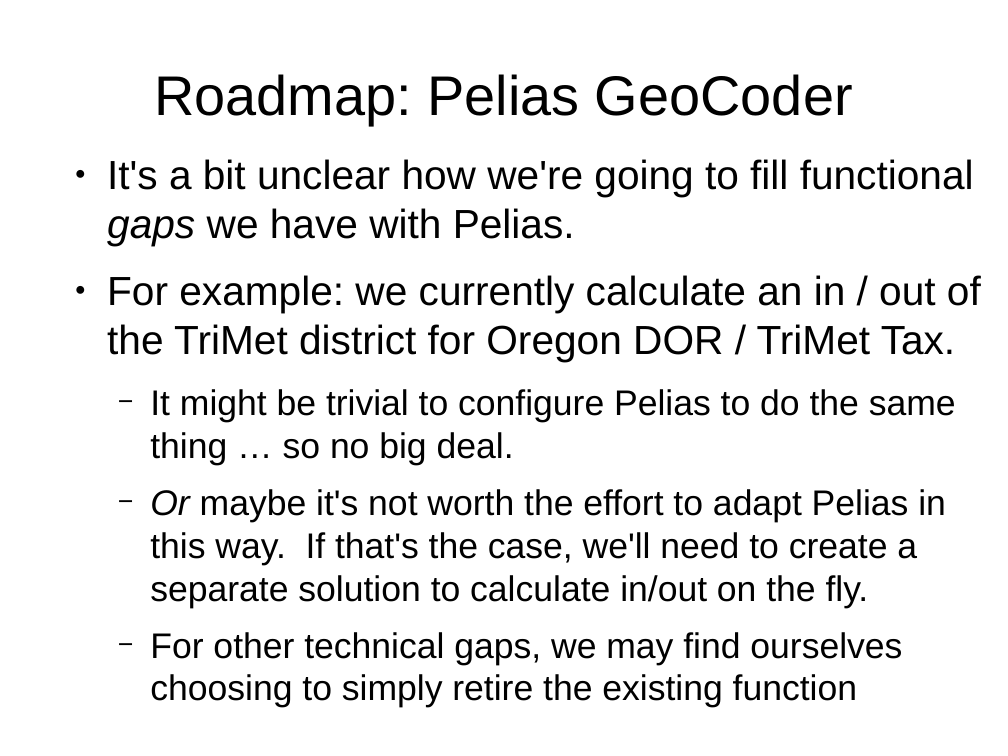
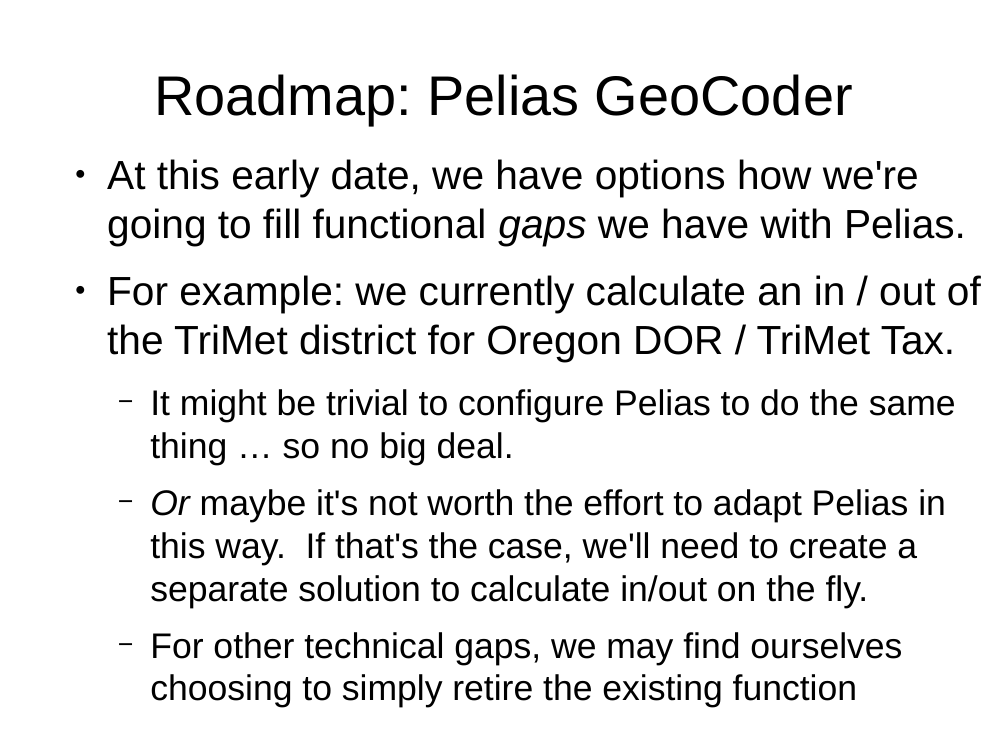
Before and after one commit to OpenTransitTools/docs, a slide deck: slide 10 of trimet/TriMet Roadmap 2017.odp. Drawn at 1008x756 pixels with LibreOffice and Linux fonts; fonts in the diff are those of the drawing. Boxes give left, top, right and bottom in pixels: in the first picture for what was removed or moved away, otherwise in the second. Text is boxed around its words. In the diff, an @@ line names an element or a change of style, - is before the commit and + after.

```diff
--- a/trimet/TriMet Roadmap 2017.odp
+++ b/trimet/TriMet Roadmap 2017.odp
@@ text at box(107, 159, 966, 246): text changed @@
-● It's a bit unclear how we're going to fill functional gaps we have with Pelias.
+● At this early date, we have options how we're going to fill functional gaps we have with Pelias.
```
Also in this commit, not shown: 2 other files.
